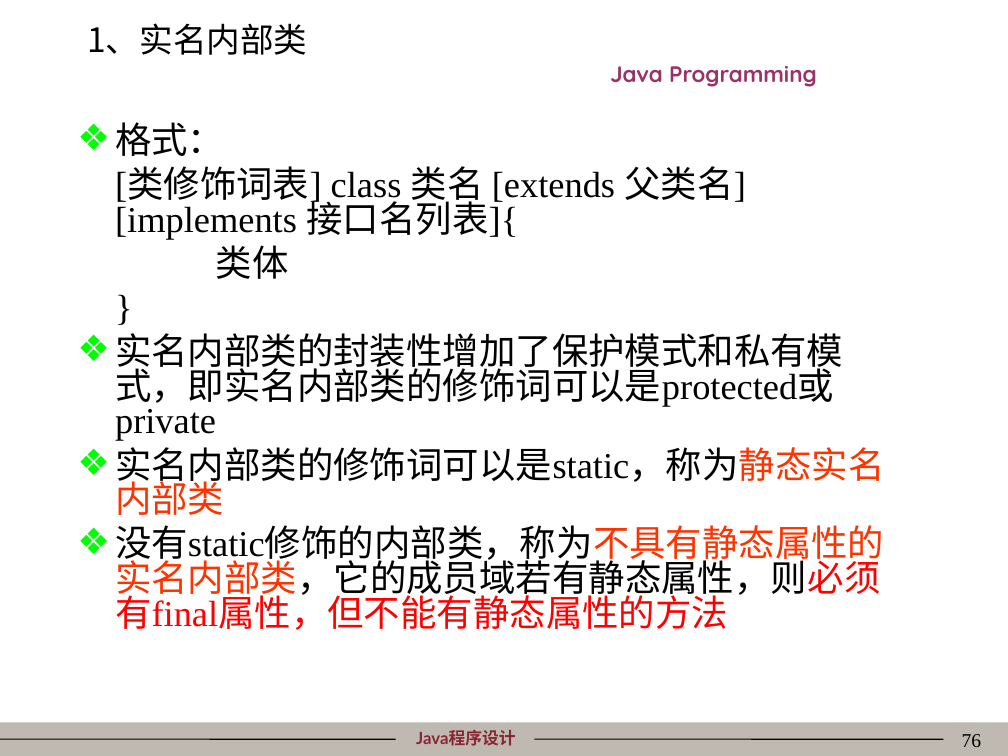
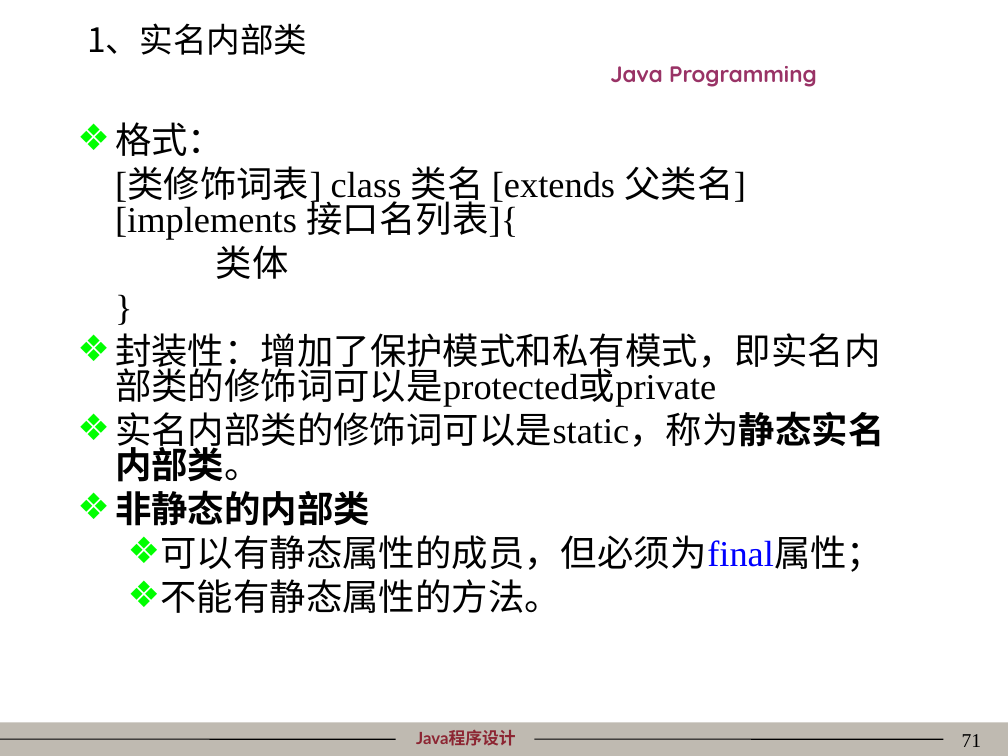
Before and after one commit to mordeky/Java, a slide deck: slide 71 of PPT/04类的封装性、继承性、多态性与接口.ppt (slide 76 before the commit). Drawn at 1008x756 pixels with LibreOffice and Linux fonts; fonts in the diff are those of the drawing; background and template pictures are left out. Boxes give left, top, right and bottom in pixels: in the first picture for what was removed or moved away, otherwise in the second. Text is boxed around its words. In the diff, an @@ line names an element or a change of style, - is before the commit and + after.

Commit message:
修正chp04的PPT, 增加了抽象类、接口、内部类的Java代码.

```diff
--- a/PPT/04类的封装性、继承性、多态性与接口.ppt
+++ b/PPT/04类的封装性、继承性、多态性与接口.ppt
@@ text at [115,333,884,613]: text changed @@
-❖ 实名内部类的封装性增加了保护模式和私有模式，即实名内部类的修饰词可以是protected或private
-❖ 实名内部类的修饰词可以是static，称为静态实名内部类
-❖ 没有static修饰的内部类，称为不具有静态属性的实名内部类，它的成员域若有静态属性，则必须有final属性，但不能有静态属性的方法
+❖ 封装性：增加了保护模式和私有模式，即实名内部类的修饰词可以是protected或private
+❖ 实名内部类的修饰词可以是static，称为静态实名内部类。
+❖ 非静态的内部类
+  ❖ 可以有静态属性的成员，但必须为final属性；
+  ❖ 不能有静态属性的方法。
@@ page number at [962,734,982,747]: text changed @@
-76
+71
```
Also in this commit, not shown: 11 other slides changed, 3 slides added, 17 slides removed, 15 other files.
